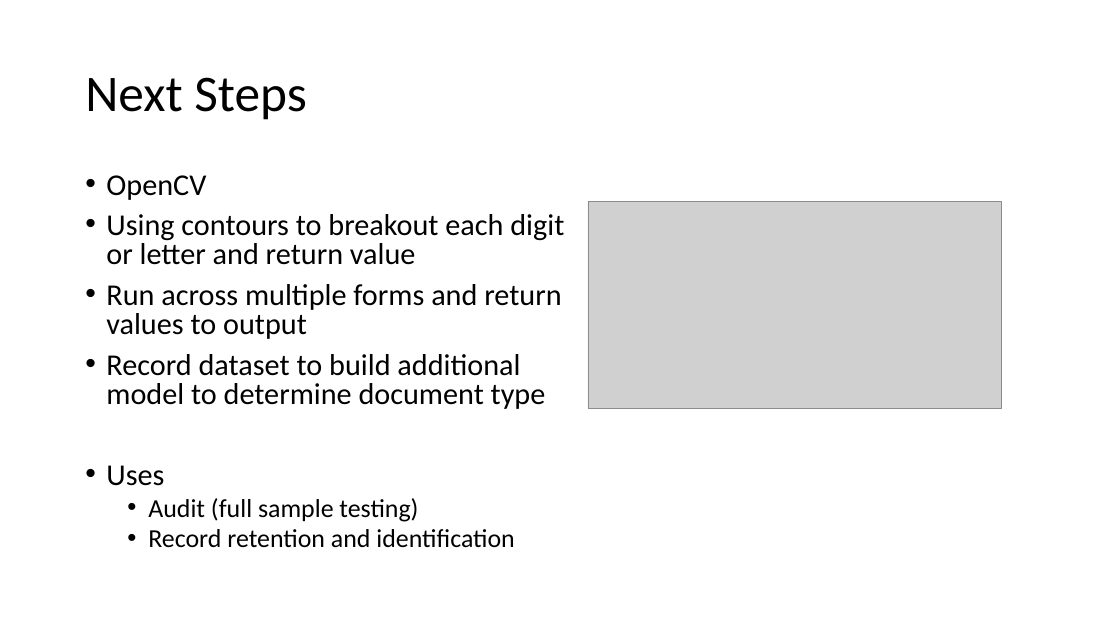
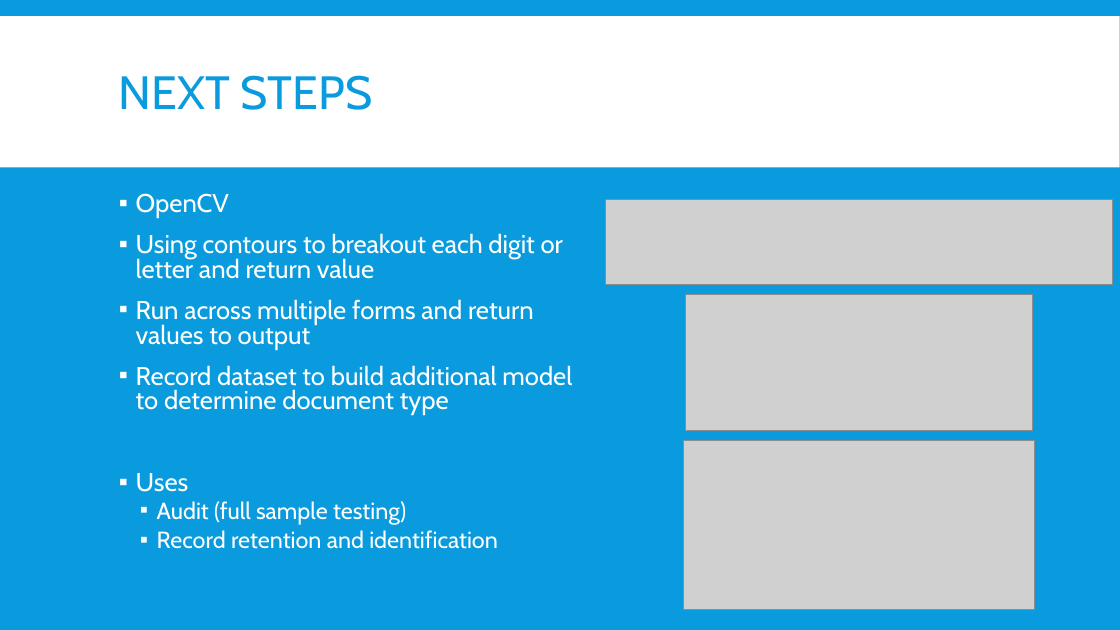
Before and after one commit to itispete/Final, a slide deck: slide 7 of Learning Handwriting using EMNIST.pptx. Drawn at 1120x630 pixels with LibreOffice and Linux fonts; fonts in the diff are those of the drawing; grey boxes stand for pictures. Boxes give left, top, right and bottom in pixels: in the first picture for what was removed or moved away, otherwise in the second. Text is boxed around its words. In the diff, an @@ line names an element or a change of style, - is before the commit and + after.

```diff
--- a/Learning Handwriting using EMNIST.pptx
+++ b/Learning Handwriting using EMNIST.pptx
@@ background #FFFFFF to #099BDD @@
@@ rectangle added at (0,16,1120,167), fill #FFFFFF @@
@@ title at (119,75,373,110): text changed; size 44 to 40 pt; font Calibri to Cabin; text colour #000000 to #099BDD @@
-Next Steps
+NEXT STEPS
@@ text "OpenCV": place and size @@
-text "OpenCV" at (106,175,564,548)
+text "OpenCV" at (136,193,572,549)
@@ text "OpenCV" at (136,193,572,549): size 25.9 to 22 pt in "OpenCV", "Using contours to breakout each digit or ...", "Run across multiple forms and return values ...", "Record dataset to build additional model to ..." and 1 more places; font Calibri to Cabin, text colour #000000 to #FFFFFF; size 22.2 to 20 pt in "Audit (full sample testing)", "Record retention and identification"; bullet • to ▪; more space between paragraphs @@
@@ picture removed at (588,202,1002,408) @@
@@ picture added at (606,199,1113,284) @@
@@ picture added at (686,295,1033,431) @@
@@ picture added at (683,441,1034,610) @@
```
Also in this commit, not shown: 6 other slides changed, 2 slides added.
